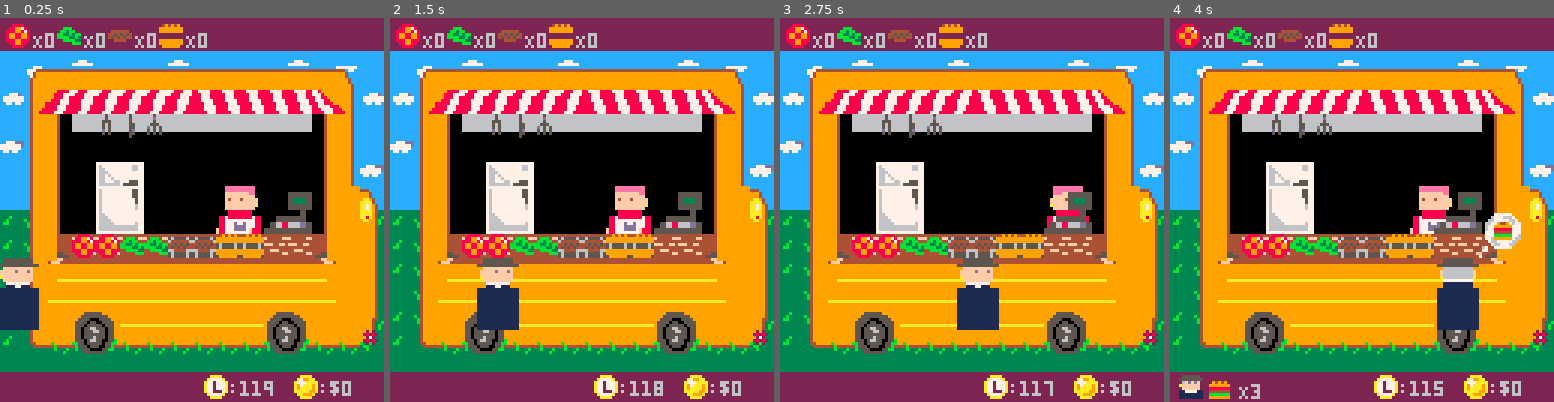
Above: before the commit, frames 1-4 (left to right).
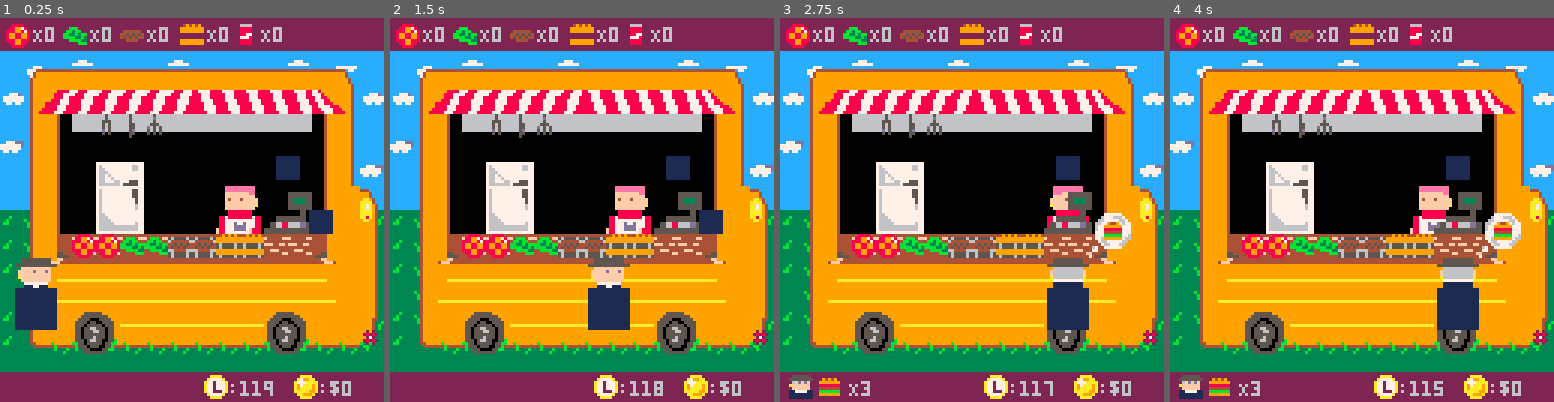
Above: after the commit, the same moments.

Repository: Agrumee/projet-collectif---pico-8-pico-resto
Game: PICO-8 cartridge PicoRestoV1.p8
Same seed, same stepped clock (60 frames per second), same inputs: the game is played once before the commit and once after it.
Inputs:
- Up to frame 1 (0.25 s): no input
- Up to frame 2 (1.5 s): no input
- Up to frame 3 (2.75 s): hold Right 1.6-2.1 s; hold Up 2.15-2.42 s; hold Right from 2.47 s (still down)
- Up to frame 4 (4 s): release Right at 3.03 s; hold Left 3.08-3.58 s; hold Down 3.63-3.97 s

The runs differ from the first frame. In frame 1, 4.3% of the frame differs, in the area x 0-87%, y 1-82%; in frame 2, 6.3%; in frame 3, 7.3%, in the area x 2-92%, y 1-100%; in frame 4, 2.6%.

Commit message:
ajout boisson, ajout des sons, resolution des autres problèmes random

Diff:
--- a/PicoRestoV1.p8
+++ b/PicoRestoV1.p8
@@ -50,6 +50,7 @@
     salade =0,
     steak = 0,
     pain = 0,
+    boisson = 0,
     burger = 0
     }
 end
@@ -74,10 +75,12 @@
 --chef de dos / face au frigo
 				if (chef.x == 5 or chef.x == 4)
 				and chef.y == 7
-				and btn(⬆️)
+				and btnp(⬆️)
 				then
 				frigo.sprite = 18
 				chef.sprite = 132
+				chef.boisson += 1
+				sfx(1)
 				end
 
 
@@ -87,6 +90,7 @@
 				and btnp(⬇️)
 				then
 				chef.tomate += 1
+				sfx(6)
 				end
 
 				if chef.x == 5
@@ -94,6 +98,7 @@
 				and btnp(⬇️)
 				then
 				chef.salade += 1
+				sfx(7)
 				end
 
 				if chef.x == 7
@@ -101,6 +106,7 @@
 				and btnp(⬇️)
 				then
 				chef.steak += 1
+				sfx(4)
 				end
 
 				if chef.x == 9
@@ -108,6 +114,7 @@
 				and btnp (⬇️)
 				then
 				chef.pain +=1
+				sfx(5)
 				end
 
     if check_flag(0, newx, newy) then
@@ -129,8 +136,10 @@
 and (chef.pain >= burger.pain)
 and (chef.steak >= burger.steak)
 and (chef.salade >= burger.salade)
+and (chef.boisson >= burger.boisson)
 and (chef.x == 11)
 and (btnp(⬇️))
+and (client.order>0)
 then
 --quand assemblage = commande
 --client faire apparaitre le
@@ -138,10 +147,12 @@
 --+score
 burger.finishsprite = 59
 score+=10
+client.order-=1
 chef.tomate -= burger.tomate
 chef.steak -= burger.steak
 chef.pain -= burger.pain
 chef.salade -= burger.salade
+chef.boisson -= burger.boisson
 chef.burger +=1
 else if (btnp(⬆️))
 or (btnp(➡️))
@@ -213,16 +224,19 @@
 --prendre
 function draw_ingredient()
  spr(50,2,2)
- print("X" .. min(chef.tomate,9),11,5)
-
- spr(51,19,2)
- print("X" .. min(chef.salade,9),28,5)
-
- spr(52,36,2)
- print("X" ..min(chef.steak,9),45,5)
-
- spr(53,53,2)
- print("X" ..min(chef.pain,9),62,5)
+ print("X" .. min(chef.tomate,9),11,3)
+
+ spr(51,21,2)
+ print("X" .. min(chef.salade,9),30,3)
+
+ spr(52,40,2)
+ print("X" ..min(chef.steak,9),49,3)
+
+ spr(53,60,2)
+ print("X" ..min(chef.pain,9),69,3)
+
+ spr(43,80,1)
+ print("X"..min(chef.boisson,9),87,3)
 end
 -->8
 --timer et argent
@@ -312,24 +326,31 @@
 
 --gere les mouvements du client
 function client_move()
-	client.x+=0.1
+	client.x+=0.2
 	affichage_client=sprite
 		if check_flag(1,client.x,client.y)
+		and client.order>0
 		then
 		client.x=11
 		affichage_client=spritedos
 		spr(4,8,70,2,2)
 	end
 
-		if chef.burger == client.order
-		then
-		client.order=0
-		client.x =11
-		affichage_client=sprite
-		client.x += 1
-		else if client.x>16
-		then chef.burger=0 spawn_client()
-	end
+--son d'arrivee du client
+	if client.x > 10.8
+	and client.x < 11
+	then sfx(3)
+	end
+
+	--son de remise de burger
+	if client.order == 0
+	and client.x > 11.5
+	and client.x <12
+	then sfx(2)
+	end
+
+		if client.x > 16
+		then chef.burger = 0 spawn_client()
 end
 end
 
@@ -357,7 +378,8 @@
 	steak = 1,
 	pain = 1,
 	sprite = 14,
-	finishsprite = 14
+	finishsprite = 14,
+	boisson = 1
 	}
 end
 
@@ -381,9 +403,9 @@
 function draw_order()
 if client.x==11
 then
-		spr(39,13,119)
+		spr(39,13,118)
 		spr(minisprite,3,119)
-		print("X"..client.order,23,122)
+		print("X"..client.order,23,121)
 	end
 end
 
Not shown, changed: 23 lines of the sprite sheet (__gfx__) section of PicoRestoV1.p8
Not shown, changed: the sound effects (__sfx__) section of PicoRestoV1.p8
